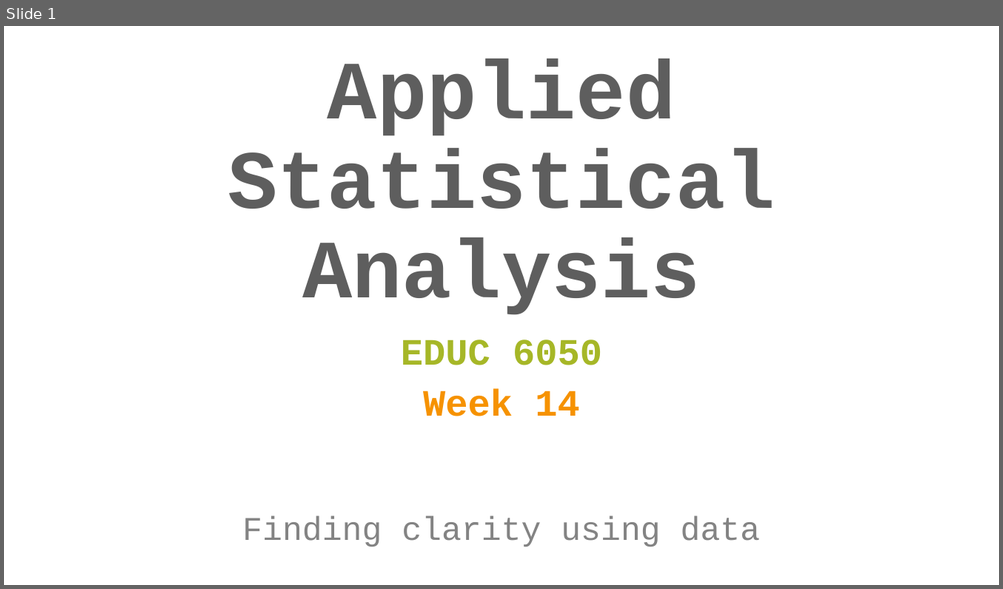
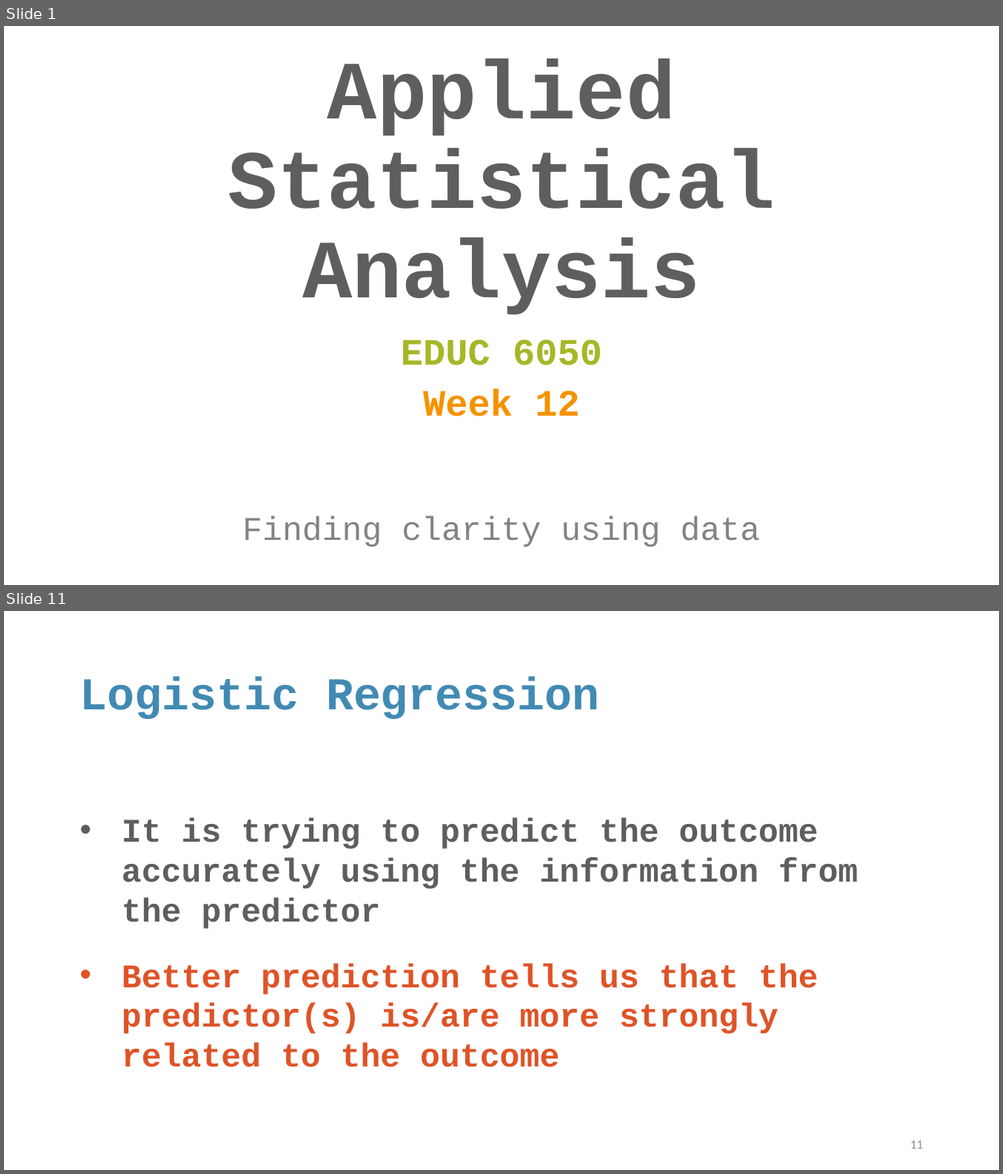
Before and after one commit to TysonStanley/EDU-6050, a slide deck: Slides/12_EDUC_6050_2018.pptx. Shown one above the other, each under a label of ours: slide 1 before the commit, slides 1 and 11 after it; the slides between them are not shown. The pictures are 1003x589 and 1003x1174 pixels, drawn with LibreOffice and Linux fonts; fonts in the diff are those of the drawing. Boxes give left, top, right and bottom in pixels: in the first picture for what was removed or moved away, otherwise in the second. Text is boxed around its words. In the diff, an @@ line names an element or a change of style, - is before the commit and + after.

```diff
--- a/Slides/12_EDUC_6050_2018.pptx
+++ b/Slides/12_EDUC_6050_2018.pptx
@@ slide 11 added at (4,611,999,1170), background #FFFFFF @@
@@ title added at (79,677,600,719), 44 pt, text #418AB3, bold @@
+Logistic Regression
@@ text added at (122,818,858,1068), 32 pt, text #DF5327, bold @@
+• It is trying to predict the outcome accurately using the information from the predictor
+• Better prediction tells us that the predictor(s) is/are more strongly related to the outcome
@@ page number added at (910,1141,922,1149), 12 pt, text #8C8C8C @@
+11
@@ slide 1 changed as well @@
@@ subtitle at (423,389,579,417): text changed @@
-Week 14
+Week 12
```
Also in this commit, not shown: 48 other slides added, 8 slides removed, 6 other files.
